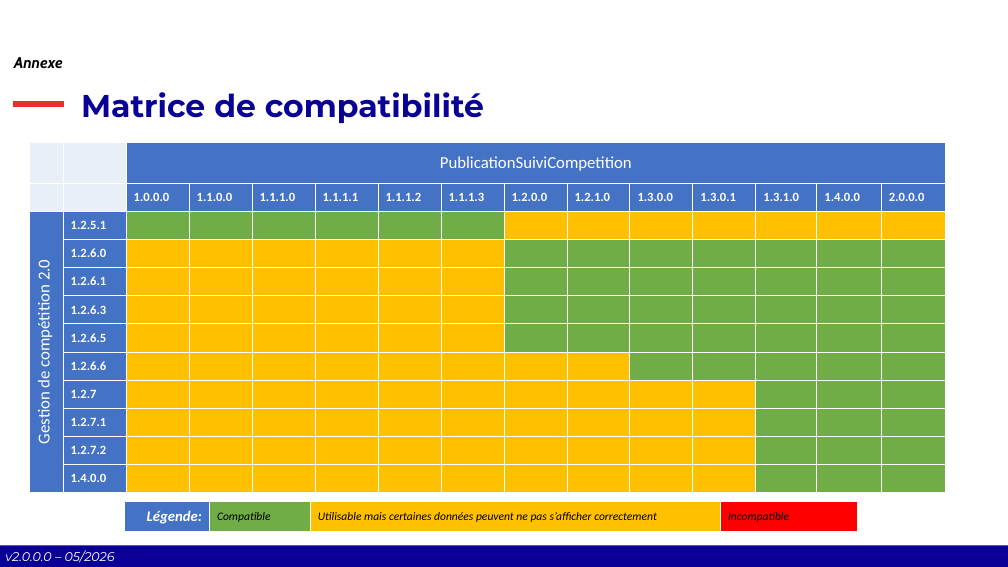
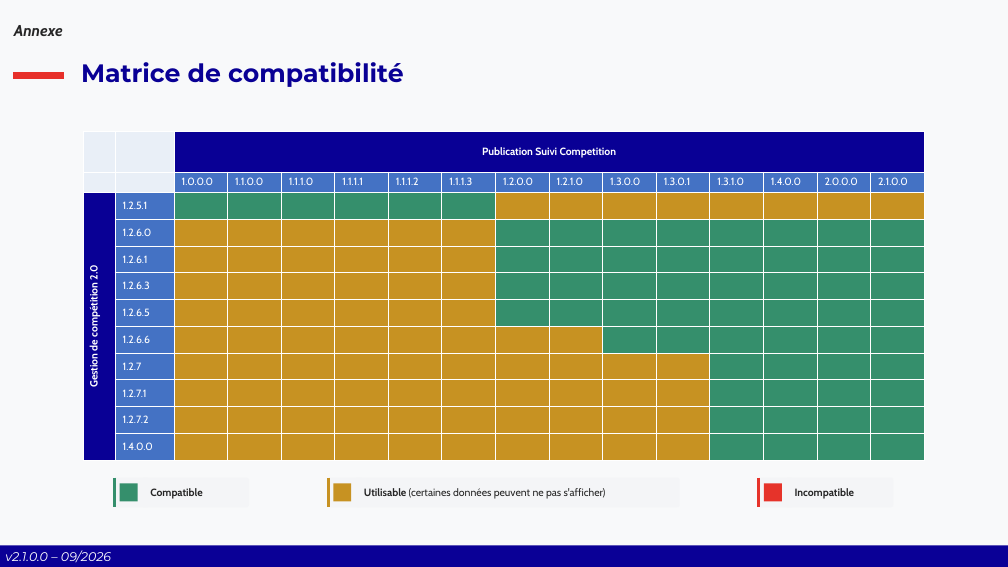
Before and after one commit to Comite-Rhone-Judo/PublicationSuiviCompetition, a slide deck: slide 43 of AppPublication/Documentation/PublicationSuiviCompetition - Manuel d'utilisation.pptx (slide 42 before the commit). Drawn at 1008x567 pixels with LibreOffice and Linux fonts; fonts in the diff are those of the drawing; background and template pictures are left out. Boxes give left, top, right and bottom in pixels: in the first picture for what was removed or moved away, otherwise in the second. Text is boxed around its words. In the diff, an @@ line names an element or a change of style, - is before the commit and + after.

```diff
--- a/AppPublication/Documentation/PublicationSuiviCompetition - Manuel d'utilisation.pptx
+++ b/AppPublication/Documentation/PublicationSuiviCompetition - Manuel d'utilisation.pptx
@@ background #FFFFFF to #F8F9FA @@
@@ text "Annexe": place and size @@
-text "Annexe" at box(14, 57, 63, 68)
+text "Annexe" at box(14, 25, 63, 36)
@@ text "Annexe" at box(14, 25, 63, 36): text colour #000000 to #262626 @@
@@ title "Matrice de compatibilité": place and size @@
-title "Matrice de compatibilité" at box(81, 92, 484, 123)
+title "Matrice de compatibilité" at box(81, 62, 404, 87)
@@ title "Matrice de compatibilité" at box(81, 62, 404, 87): size 30 to 24 pt; vertical alignment bottom to middle @@
@@ line moved from (14, 104) - (64, 104) to (14, 76) - (64, 76) @@
@@ rectangle removed at box(227, 116, 782, 450) @@
@@ table at box(84, 132, 926, 460) @@
-column 3, row 1: PublicationSuiviCompetition
+column 3, row 1: Publication Suivi Competition
+column 16:  | 2.1.0.0 |  |  |  |  |  |  |  |  |  | 
@@ table: place and size @@
-table at box(29, 143, 943, 488)
+table at box(84, 132, 926, 460)
@@ group added at box(115, 478, 855, 507): 3 rounded rectangles, 3 texts, 3 rectangles, 3 lines @@
+Compatible
+Utilisable (certaines données peuvent ne pas s'afficher)
+Incompatible
@@ table removed at box(125, 501, 858, 532), 1 rows, 4 columns @@
-Légende: | Compatible | Utilisable mais certaines données peuvent ne pas s’afficher correctement | Incompatible
@@ text at box(5, 550, 111, 563): text changed @@
-v2.0.0.0 – 05/2026
+v2.1.0.0 – 09/2026
```
Also in this commit, not shown: 51 other slides changed, 4 slides added, 1 slide removed, 16 other files.
